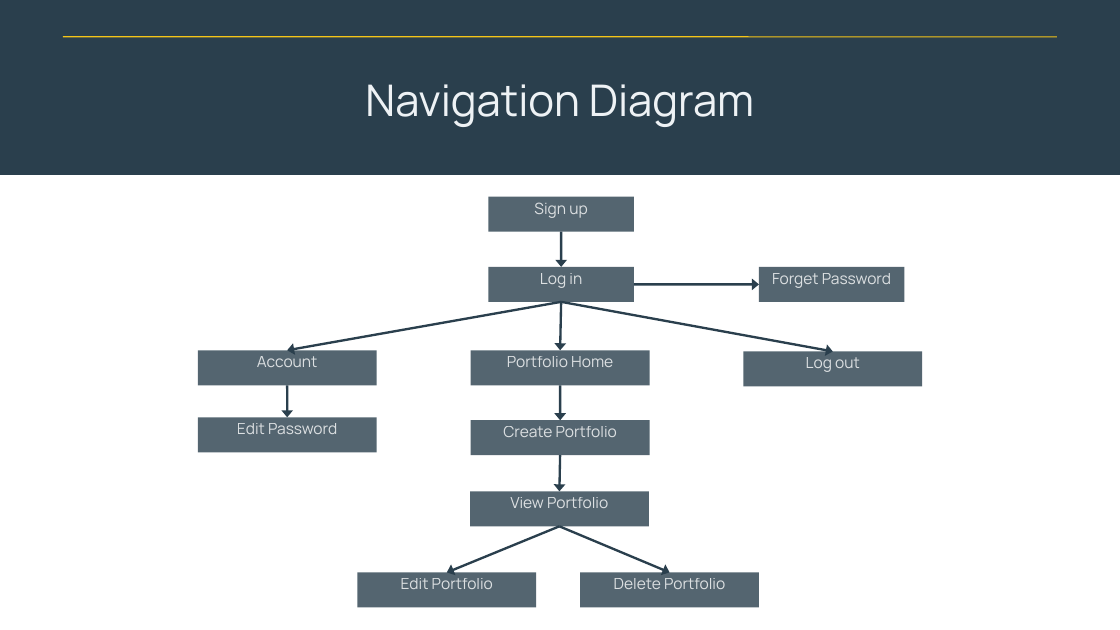
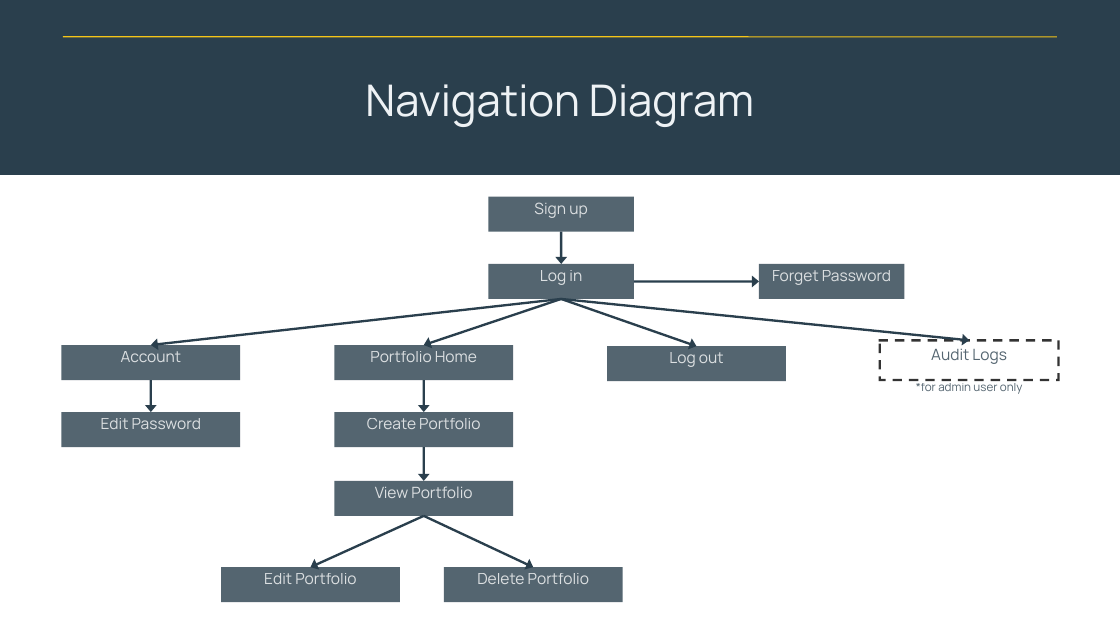
Before and after one commit to OOP-G1T7/APPA-IS442-G1-T7, a slide deck: slide 5 of final-presentation.pptx. Drawn at 1120x630 pixels with LibreOffice and Linux fonts; fonts in the diff are those of the drawing. Boxes give left, top, right and bottom in pixels: in the first picture for what was removed or moved away, otherwise in the second. Text is boxed around its words. In the diff, an @@ line names an element or a change of style, - is before the commit and + after.

Commit message:
Added navigation diagram in slides

```diff
--- a/final-presentation.pptx
+++ b/final-presentation.pptx
@@ arrow moved from (561, 231) - (561, 267) to (561, 231) - (561, 264) @@
@@ freeform shape: place and size @@
-freeform shape at (488, 267, 634, 302)
+freeform shape at (488, 264, 634, 298)
@@ freeform shape: place and size @@
-freeform shape at (759, 267, 904, 302)
+freeform shape at (759, 264, 904, 298)
@@ arrow moved from (561, 302) - (287, 350) to (561, 299) - (151, 345) @@
@@ arrow moved from (561, 302) - (560, 350) to (561, 299) - (424, 345) @@
@@ arrow moved from (561, 302) - (833, 352) to (561, 299) - (697, 346) @@
@@ arrow added from (561, 299) to (969, 340), #2A3F4D 3 pt @@
@@ freeform shape added at (880, 340, 1058, 380), outline #000000 3 pt dashed @@
@@ text added at (931, 348, 1007, 364), 20 pt, text #2A3F4D at 80% opacity @@
+Audit Logs
@@ 6 texts, 6 freeform shapes, 2 arrows: place and size @@
-6 texts, 6 freeform shapes, 2 arrows at (198, 350, 922, 607)
+6 texts, 6 freeform shapes, 2 arrows at (62, 345, 786, 602)
@@ text added at (916, 380, 1023, 394), 15 pt, text #2A3F4D at 80% opacity @@
+*for admin user only
@@ 2 texts, 2 freeform shapes, 1 arrow: place and size @@
-2 texts, 2 freeform shapes, 1 arrow at (470, 420, 650, 526)
+2 texts, 2 freeform shapes, 1 arrow at (334, 412, 513, 516)
@@ arrow moved from (559, 526) - (447, 572) to (424, 516) - (310, 567) @@
@@ arrow moved from (559, 526) - (670, 572) to (424, 516) - (533, 567) @@
```
